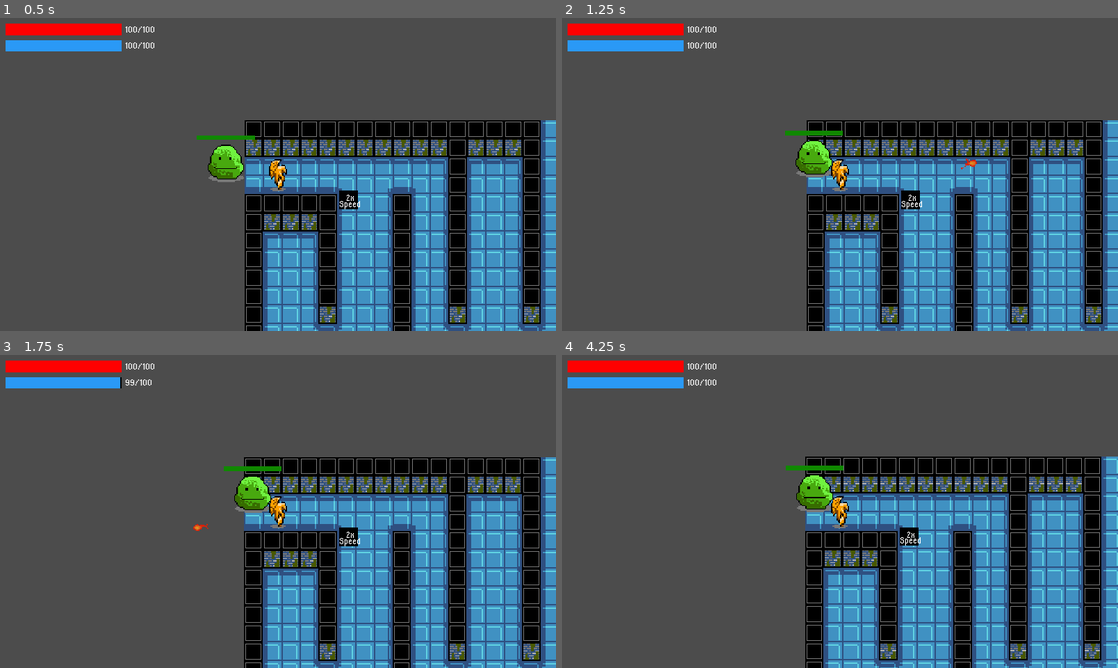
Above: before the commit, frames 1-4 (two rows, left to right).
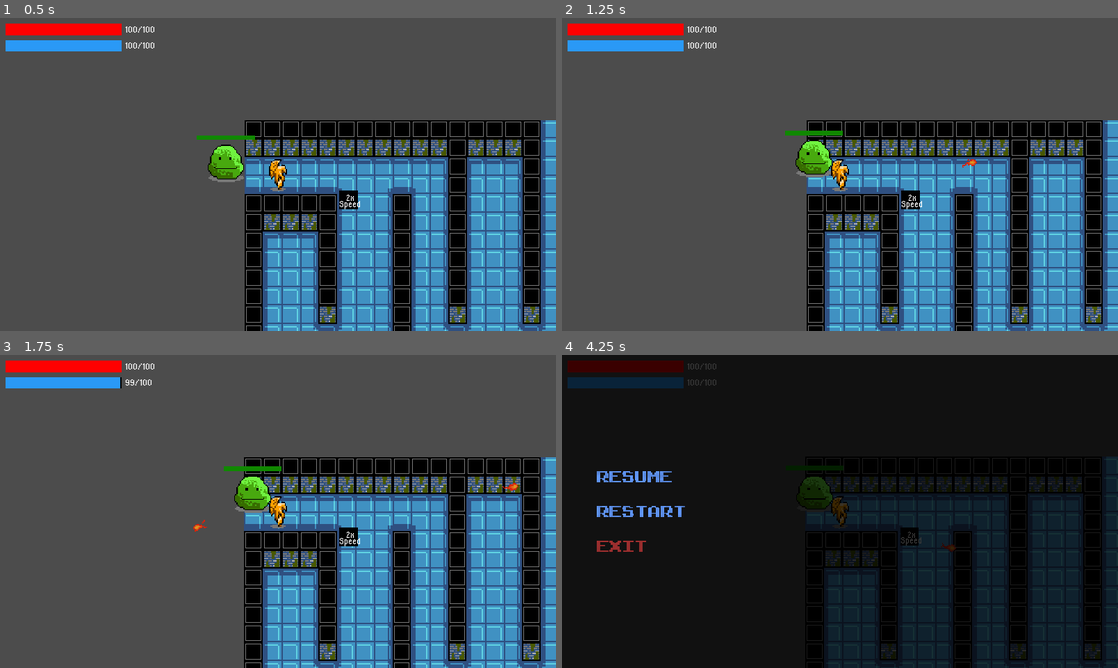
Above: after the commit, the same moments.

Repository: jonathanlin0/Theseus
Game: Godot game, scene res://Levels/Level1.tscn
Same seed, same stepped clock (60 frames per second), same inputs: the game is played once before the commit and once after it.
Inputs (mouse positions are in pixels of both pictures, inside the frame that each line leads up to):
- Up to frame 1 (0.5 s): no input
- Up to frame 2 (1.25 s): move the mouse to (962, 158) at 0.52 s; click (962, 158) at 0.6 s
- Up to frame 3 (1.75 s): move the mouse to (166, 527) at 1.27 s; click (166, 527) at 1.35 s
- Up to frame 4 (4.25 s): move the mouse to (895, 442) at 2.02 s; click (895, 442) at 2.1 s; move the mouse to (812, 574) at 2.77 s; click (812, 574) at 2.85 s; move the mouse to (1006, 558) at 3.52 s; click (1006, 558) at 3.6 s; tap Escape (ui_cancel) at 4.15 s

Frame 1 is identical in both runs. In frame 2, less than 0.1% of the frame differs, in the area x 71-75%, y 44-49%; in frame 3, less than 0.1%; in frame 4, 89%, in the area x 0-100%, y 0-100%.

Commit message:
Added Pause Menu

Diff:
--- a/Theseus/Characters/Player.gd
+++ b/Theseus/Characters/Player.gd
@@ -32,11 +32,11 @@
 
 	# update the health & mana bars
 
-	$CanvasLayer/MarginContainer/VBoxContainer/HealthBar.value = master_data.health
-	$CanvasLayer/MarginContainer/VBoxContainer/HealthBar/HealthLabel.text = str(master_data.health) + "/" + "100"
+	$StatusBars/MarginContainer/VBoxContainer/HealthBar.value = master_data.health
+	$StatusBars/MarginContainer/VBoxContainer/HealthBar/HealthLabel.text = str(master_data.health) + "/" + "100"
 
-	$CanvasLayer/MarginContainer/VBoxContainer/ManaBar.value = master_data.mana
-	$CanvasLayer/MarginContainer/VBoxContainer/ManaBar/ManaLabel.text = str(master_data.mana) + "/" + "100"
+	$StatusBars/MarginContainer/VBoxContainer/ManaBar.value = master_data.mana
+	$StatusBars/MarginContainer/VBoxContainer/ManaBar/ManaLabel.text = str(master_data.mana) + "/" + "100"
 
 	# movement logic
 	if Input.is_action_pressed("ui_d") and !Input.is_action_pressed("ui_a"):
--- a/Theseus/Characters/Player.tscn
+++ b/Theseus/Characters/Player.tscn
@@ -238,7 +238,7 @@
 [node name="CharacterAnimatedSprite" type="AnimatedSprite" parent="."]
 frames = SubResource( 17 )
 animation = "run_right"
-frame = 2
+frame = 3
 playing = true
 
 [node name="MainCollisionBox" type="CollisionShape2D" parent="."]
@@ -253,7 +253,6 @@
 visible = false
 frames = SubResource( 24 )
 animation = "down"
-frame = 1
 playing = true
 
 [node name="SwordSwingAreas" type="Position2D" parent="."]
@@ -283,9 +282,9 @@
 position = Vector2( 0, -15 )
 shape = SubResource( 81 )
 
-[node name="CanvasLayer" type="CanvasLayer" parent="."]
-
-[node name="MarginContainer" type="MarginContainer" parent="CanvasLayer"]
+[node name="StatusBars" type="CanvasLayer" parent="."]
+
+[node name="MarginContainer" type="MarginContainer" parent="StatusBars"]
 margin_left = 5.0
 margin_top = 5.0
 margin_right = 485.0
@@ -294,12 +293,12 @@
 "_edit_use_anchors_": false
 }
 
-[node name="VBoxContainer" type="VBoxContainer" parent="CanvasLayer/MarginContainer"]
+[node name="VBoxContainer" type="VBoxContainer" parent="StatusBars/MarginContainer"]
 margin_right = 480.0
 margin_bottom = 270.0
 rect_min_size = Vector2( 100, 10 )
 
-[node name="HealthBar" type="TextureProgress" parent="CanvasLayer/MarginContainer/VBoxContainer"]
+[node name="HealthBar" type="TextureProgress" parent="StatusBars/MarginContainer/VBoxContainer"]
 margin_right = 480.0
 margin_bottom = 10.0
 rect_min_size = Vector2( 200, 0 )
@@ -307,7 +306,7 @@
 texture_under = ExtResource( 16 )
 texture_progress = ExtResource( 17 )
 
-[node name="HealthLabel" type="Label" parent="CanvasLayer/MarginContainer/VBoxContainer/HealthBar"]
+[node name="HealthLabel" type="Label" parent="StatusBars/MarginContainer/VBoxContainer/HealthBar"]
 margin_left = 103.0
 margin_top = -6.0
 margin_right = 203.0
@@ -319,7 +318,7 @@
 "_edit_use_anchors_": false
 }
 
-[node name="ManaBar" type="TextureProgress" parent="CanvasLayer/MarginContainer/VBoxContainer"]
+[node name="ManaBar" type="TextureProgress" parent="StatusBars/MarginContainer/VBoxContainer"]
 margin_top = 14.0
 margin_right = 480.0
 margin_bottom = 24.0
@@ -328,7 +327,7 @@
 texture_under = ExtResource( 16 )
 texture_progress = ExtResource( 15 )
 
-[node name="ManaLabel" type="Label" parent="CanvasLayer/MarginContainer/VBoxContainer/ManaBar"]
+[node name="ManaLabel" type="Label" parent="StatusBars/MarginContainer/VBoxContainer/ManaBar"]
 margin_left = 103.0
 margin_top = -6.0
 margin_right = 203.0
--- a/Theseus/Enemies/Slime.gd
+++ b/Theseus/Enemies/Slime.gd
@@ -57,6 +57,7 @@
 func dead():
 	currently_popping = true
 	previous_animation = "pop"
+	$CollisionShape2D.disabled = true
 	$AnimatedSprite.play("pop")
 
 func _on_AnimatedSprite_animation_finished():
--- a/Theseus/Enemies/Small_Slime.gd
+++ b/Theseus/Enemies/Small_Slime.gd
@@ -51,4 +51,10 @@
 	health -= dmg
 
 func dead():
-	queue_free()
+	$AnimatedSprite.play("death")
+	$CollisionShape2D.disabled = true
+	is_dead = true
+
+func _on_AnimatedSprite_animation_finished():
+	if is_dead == true:
+		queue_free()
--- a/Theseus/Enemies/Small_Slime.tscn
+++ b/Theseus/Enemies/Small_Slime.tscn
@@ -83,7 +83,7 @@
 [node name="AnimatedSprite" type="AnimatedSprite" parent="."]
 frames = SubResource( 15 )
 animation = "idle"
-frame = 3
+frame = 1
 playing = true
 
 [node name="CollisionShape2D" type="CollisionShape2D" parent="."]
@@ -96,3 +96,5 @@
 margin_right = 90.0
 margin_bottom = 30.0
 rect_scale = Vector2( 0.2, 0.2 )
+
+[connection signal="animation_finished" from="AnimatedSprite" to="." method="_on_AnimatedSprite_animation_finished"]
--- a/Theseus/Levels/Level1.tscn
+++ b/Theseus/Levels/Level1.tscn
@@ -1,11 +1,14 @@
-[gd_scene load_steps=5 format=2]
+[gd_scene load_steps=6 format=2]
 
 [ext_resource path="res://Tile_Sets/tileset_blue.tres" type="TileSet" id=1]
 [ext_resource path="res://Characters/Player.tscn" type="PackedScene" id=2]
 [ext_resource path="res://Enemies/Slime.tscn" type="PackedScene" id=3]
+[ext_resource path="res://Misc/Pause.tscn" type="PackedScene" id=4]
 [ext_resource path="res://Power_Ups/2x_Speed.tscn" type="PackedScene" id=5]
 
-[node name="Stage1" type="Node2D"]
+[node name="Level1" type="Node2D"]
+
+[node name="PauseMenu" parent="." instance=ExtResource( 4 )]
 
 [node name="TileMap" type="TileMap" parent="."]
 tile_set = ExtResource( 1 )
--- /dev/null
+++ b/Theseus/Misc/Pause.gd
@@ -0,0 +1,29 @@
+extends Control
+
+
+# Declare member variables here. Examples:
+# var a = 2
+# var b = "text"
+
+
+func _input(event):
+	if event.is_action_pressed("ui_pause") or event.is_action_pressed("ui_cancel"):
+		pause()
+
+func pause():
+	var new_pause_state = not get_tree().paused
+	get_tree().paused = new_pause_state
+	visible = new_pause_state
+
+
+func _on_Resume_pressed():
+	pause()
+
+
+func _on_Restart_pressed():
+	pause()
+	get_tree().change_scene("res://Levels/" + get_tree().get_current_scene().name + ".tscn")
+
+func _on_Exit_pressed():
+	pause()
+	get_tree().change_scene("res://Misc/Title_Screen.tscn")
--- a/Theseus/Misc/Pause.tscn
+++ b/Theseus/Misc/Pause.tscn
@@ -1,11 +1,72 @@
-[gd_scene format=2]
+[gd_scene load_steps=5 format=2]
 
-[node name="Pause" type="CanvasLayer"]
+[ext_resource path="res://Misc/Sprites/resume_button_pause_menu.png" type="Texture" id=1]
+[ext_resource path="res://Misc/Sprites/restart_button_pause_menu.png" type="Texture" id=2]
+[ext_resource path="res://Misc/Sprites/exit_button_pause_menu.png" type="Texture" id=3]
+[ext_resource path="res://Misc/Pause.gd" type="Script" id=4]
 
-[node name="Control" type="Control" parent="."]
+[node name="PauseMenu" type="CanvasLayer"]
+layer = 100
+
+[node name="Pause" type="Control" parent="."]
 pause_mode = 2
+visible = false
+margin_right = 480.0
+margin_bottom = 270.0
+script = ExtResource( 4 )
+__meta__ = {
+"_edit_use_anchors_": false
+}
+
+[node name="BlackBackground" type="ColorRect" parent="Pause"]
+margin_right = 480.0
+margin_bottom = 270.0
+color = Color( 0, 0, 0, 0.768627 )
+__meta__ = {
+"_edit_use_anchors_": false
+}
+
+[node name="Controls" type="TextureRect" parent="Pause"]
 margin_right = 40.0
 margin_bottom = 40.0
 __meta__ = {
 "_edit_use_anchors_": false
 }
+
+[node name="MarginContainer" type="MarginContainer" parent="Pause"]
+margin_left = 30.0
+margin_right = 106.0
+margin_bottom = 270.0
+__meta__ = {
+"_edit_use_anchors_": false
+}
+
+[node name="VBoxContainer" type="VBoxContainer" parent="Pause/MarginContainer"]
+margin_right = 76.0
+margin_bottom = 270.0
+rect_min_size = Vector2( 0, 180 )
+size_flags_horizontal = 5
+custom_constants/separation = 20
+alignment = 1
+
+[node name="Resume" type="TextureButton" parent="Pause/MarginContainer/VBoxContainer"]
+margin_top = 100.0
+margin_right = 76.0
+margin_bottom = 110.0
+texture_normal = ExtResource( 1 )
+
+[node name="Restart" type="TextureButton" parent="Pause/MarginContainer/VBoxContainer"]
+margin_top = 130.0
+margin_right = 76.0
+margin_bottom = 140.0
+texture_normal = ExtResource( 2 )
+
+[node name="Exit" type="TextureButton" parent="Pause/MarginContainer/VBoxContainer"]
+margin_top = 160.0
+margin_right = 76.0
+margin_bottom = 170.0
+texture_normal = ExtResource( 3 )
+
+[connection signal="pressed" from="Pause/MarginContainer/VBoxContainer/Resume" to="Pause" method="_on_Resume_pressed"]
+[connection signal="pressed" from="Pause/MarginContainer/VBoxContainer/Restart" to="Pause" method="_on_Restart_pressed"]
+[connection signal="pressed" from="Pause/MarginContainer/VBoxContainer/Exit" to="Pause" method="_on_Exit_pressed"]
--- a/Theseus/Weapons/Fireball.gd
+++ b/Theseus/Weapons/Fireball.gd
@@ -26,5 +26,8 @@
 
 
 func _on_Fireball_body_entered(body):
-	if body.name.find("Player") == -1:
-		queue_free()
+	if body.name != "Player":
+		for enemy in master_data.enemy_names:
+			if body.name.find(enemy) != -1:
+				body.damage(master_data.fireball_damage)
+				queue_free()
--- a/Theseus/Weapons/Fireball.tscn
+++ b/Theseus/Weapons/Fireball.tscn
@@ -47,7 +47,7 @@
 
 [node name="AnimatedSprite" type="AnimatedSprite" parent="."]
 frames = SubResource( 8 )
-frame = 2
+frame = 1
 playing = true
 
 [node name="CollisionShape2D" type="CollisionShape2D" parent="."]
--- a/Theseus/project.godot
+++ b/Theseus/project.godot
@@ -12,6 +12,7 @@
 
 config/name="Theseus"
 run/main_scene="res://Levels/Level1.tscn"
+boot_splash/image="res://splash_screen.png"
 config/icon="res://game_icon.png"
 
 [autoload]
@@ -65,6 +66,11 @@
 "events": [ Object(InputEventMouseButton,"resource_local_to_scene":false,"resource_name":"","device":-1,"alt":false,"sh …(213 unchanged characters)…
  ]
 }
+ui_pause={
+"deadzone": 0.5,
+"events": [ Object(InputEventKey,"resource_local_to_scene":false,"resource_name":"","device":0,"alt":false,"shift":false,"control":false,"meta":false,"command":false,"pressed":false,"scancode":0,"physical_scancode":80,"unicode":0,"echo":false,"script":null)
+ ]
+}
 
 [physics]
 
Binary file added: Theseus/Misc/Sprites/exit_button_pause_menu.png
Not shown, added: Theseus/Misc/Sprites/exit_button_pause_menu.png.import
Binary file added: Theseus/Misc/Sprites/restart_button_pause_menu.png
Not shown, added: Theseus/Misc/Sprites/restart_button_pause_menu.png.import
Binary file added: Theseus/Misc/Sprites/resume_button_pause_menu.png
Not shown, added: Theseus/Misc/Sprites/resume_button_pause_menu.png.import
Not shown, added: Theseus/splash_screen.png.import
Not shown, added: Theseus/splash_screen.png
